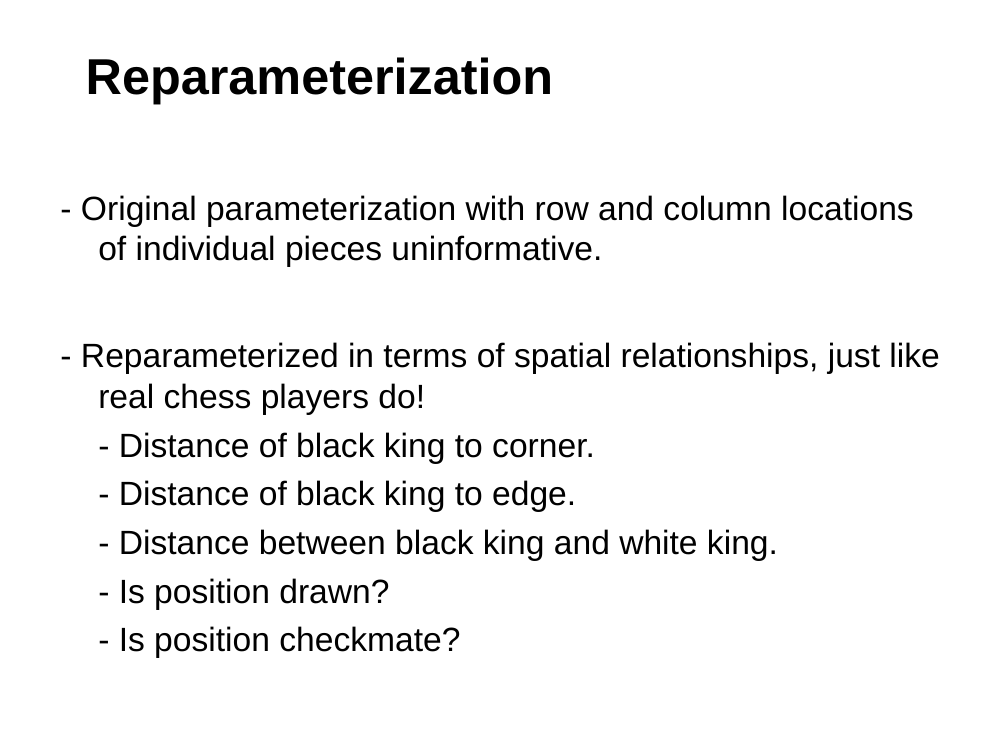
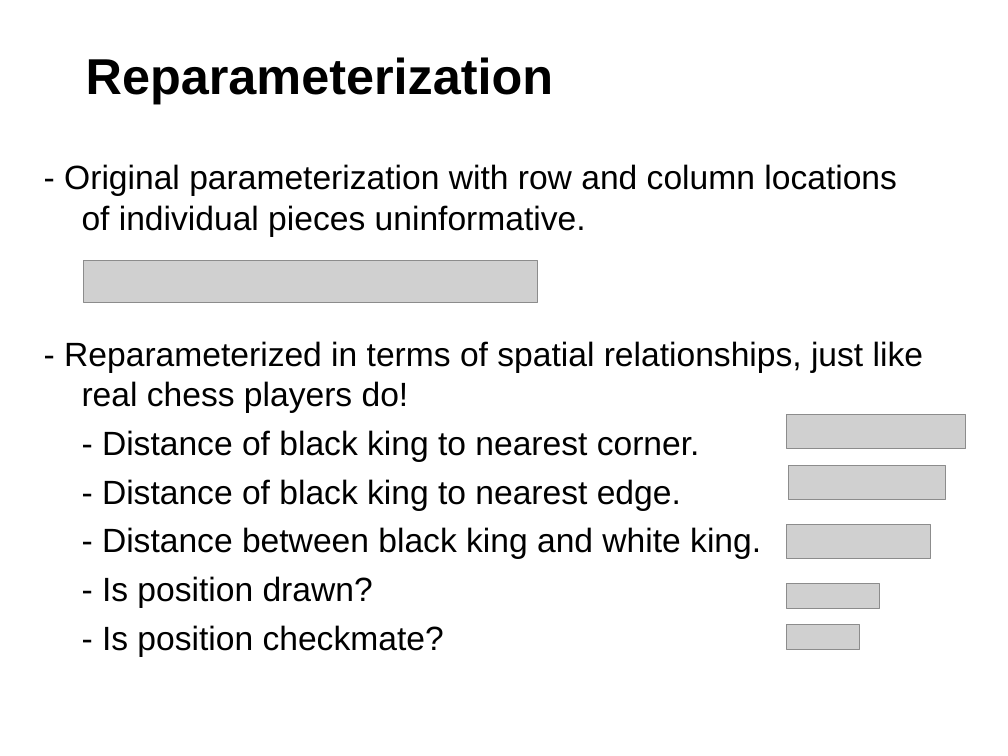
Before and after one commit to andermic/cs534_2_project, a slide deck: slide 5 of Final_Presentation/Slides.pptx. Drawn at 1008x756 pixels with LibreOffice and Linux fonts; fonts in the diff are those of the drawing; grey boxes stand for pictures. Boxes give left, top, right and bottom in pixels: in the first picture for what was removed or moved away, otherwise in the second. Text is boxed around its words. In the diff, an @@ line names an element or a change of style, - is before the commit and + after.

```diff
--- a/Final_Presentation/Slides.pptx
+++ b/Final_Presentation/Slides.pptx
@@ text "- Original parameterization with row ..." moved from (x1=81, y1=195, x2=939, y2=658) to (x1=64, y1=164, x2=923, y2=657) @@
@@ picture added at (x1=84, y1=260, x2=537, y2=302) @@
@@ picture added at (x1=786, y1=415, x2=966, y2=450) @@
@@ text at (x1=102, y1=430, x2=700, y2=511): text changed @@
-- Distance of black king to corner.
-- Distance of black king to edge.
+- Distance of black king to nearest corner.
+- Distance of black king to nearest edge.
@@ picture added at (x1=789, y1=466, x2=947, y2=500) @@
@@ picture added at (x1=786, y1=524, x2=930, y2=558) @@
@@ picture added at (x1=786, y1=584, x2=879, y2=608) @@
@@ picture added at (x1=786, y1=625, x2=859, y2=649) @@
```
Also in this commit, not shown: 5 other slides changed.
